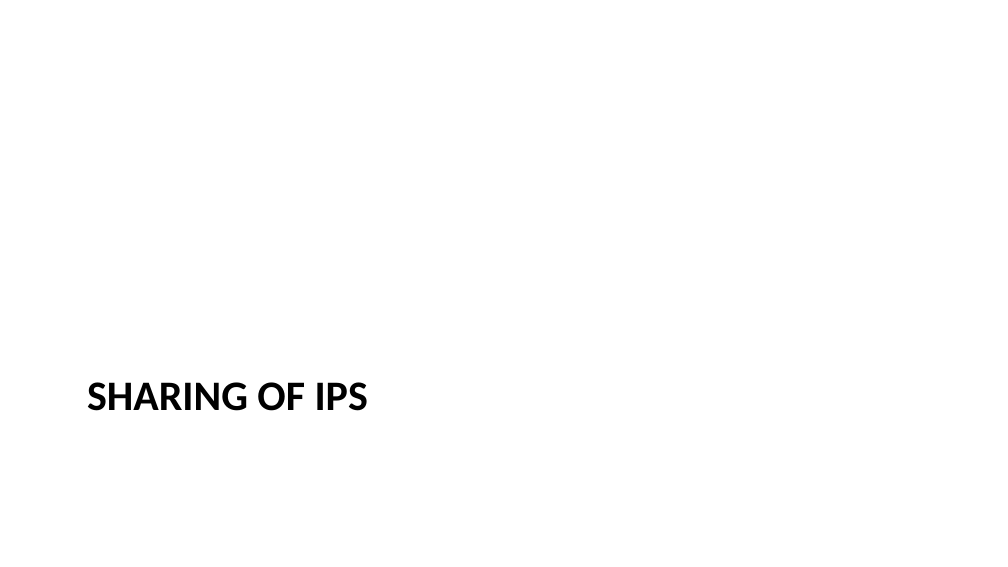
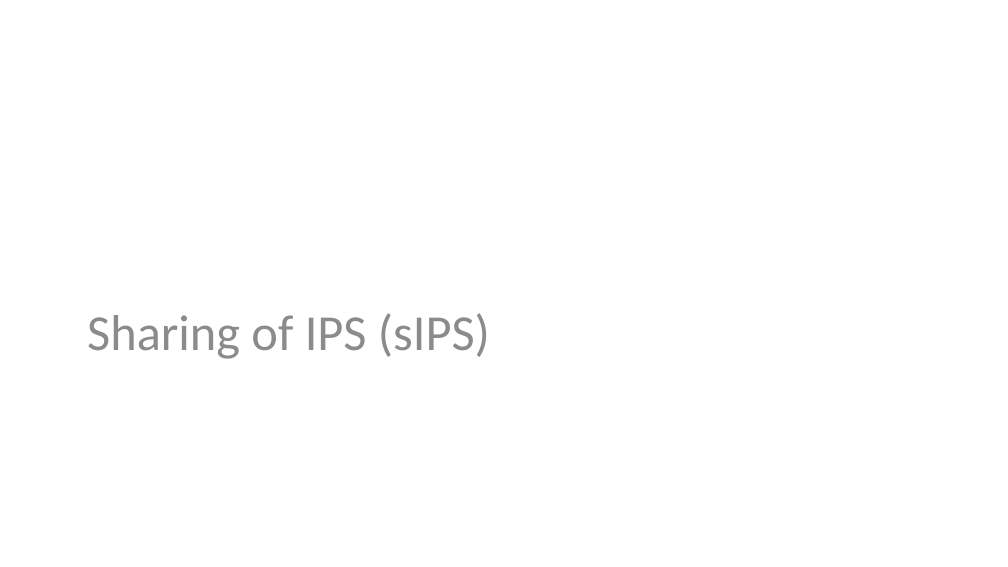
Before and after one commit to IHE/IT-Infrastructure, a slide deck: slide 16 of Presentations/IHE_ITI_sIPS.pptx (slide 14 before the commit). Drawn at 1008x567 pixels with LibreOffice and Linux fonts; fonts in the diff are those of the drawing; background and template pictures are left out. Boxes give left, top, right and bottom in pixels: in the first picture for what was removed or moved away, otherwise in the second. Text is boxed around its words. In the diff, an @@ line names an element or a change of style, - is before the commit and + after.

```diff
--- a/Presentations/IHE_ITI_sIPS.pptx
+++ b/Presentations/IHE_ITI_sIPS.pptx
@@ text "Sharing of IPS (sIPS)" at [87,313,490,359]: vertical alignment top to bottom @@
@@ text at [87,313,490,359]: text changed; size 40 to 48 pt; text colour #000000 to #8C8C8C; bold off @@
-SHARING OF IPS
+Sharing of IPS (sIPS)
```
Also in this commit, not shown: 12 other slides changed, 8 slides added, 1 other file.
